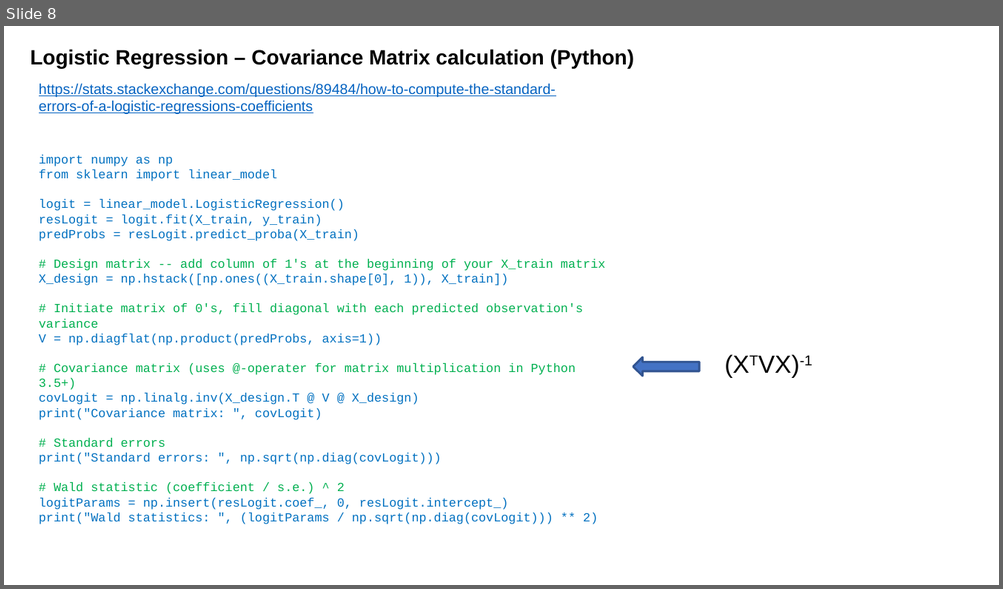
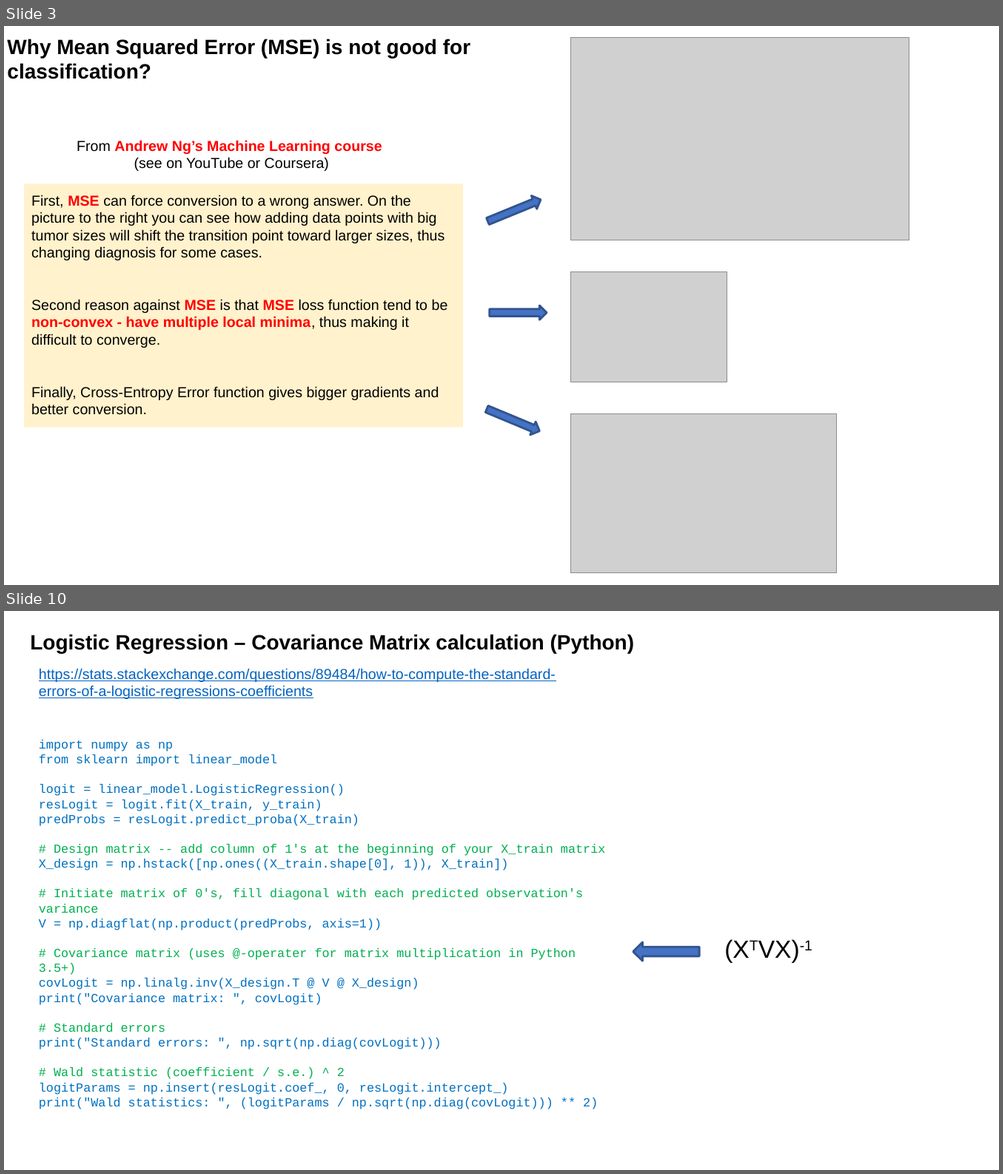
Before and after one commit to lselector/statistics, a slide deck: statistics_06_logistic_regression.pptx. Shown one above the other, each under a label of ours: slide 8 before the commit, slides 3 and 10 after it; the slides between them are not shown. The pictures are 1003x589 and 1003x1174 pixels, drawn with LibreOffice and Linux fonts; fonts in the diff are those of the drawing; grey boxes stand for pictures. Boxes give left, top, right and bottom in pixels: in the first picture for what was removed or moved away, otherwise in the second. Text is boxed around its words. In the diff, an @@ line names an element or a change of style, - is before the commit and + after.

```diff
--- a/statistics_06_logistic_regression.pptx
+++ b/statistics_06_logistic_regression.pptx
@@ slide 3 added at <box>4,26,999,585</box>, background #FFFFFF @@
@@ text added at <box>7,39,470,79</box>, 20 pt, text #000000, bold @@
+Why Mean Squared Error (MSE) is not good for classification?
@@ picture added at <box>571,38,909,240</box> @@
@@ text added at <box>77,140,381,171</box>, 14 pt, text #FF0000, bold @@
+From Andrew Ng’s Machine Learning course
+(see on YouTube or Coursera)
@@ rectangle added at <box>24,184,463,427</box>, fill #FFF2CC, 14 pt, text #000000 @@
+First, MSE can force conversion to a wrong answer. On the picture to the right you can see how adding data points with big tumor sizes will shift the transition point toward larger sizes, thus changing diagnosis for some cases.
+Second reason against MSE is that MSE loss function tend to be
+non-convex - have multiple local minima, thus making it difficult to converge.
+Finally, Cross-Entropy Error function gives bigger gradients and better conversion.
@@ right arrow added at <box>485,193,543,228</box>, fill #4472C4, outline #325491 2 pt @@
@@ picture added at <box>571,272,727,383</box> @@
@@ right arrow added at <box>489,306,547,320</box>, fill #4472C4, outline #325491 2 pt @@
@@ right arrow added at <box>484,403,543,438</box>, fill #4472C4, outline #325491 2 pt @@
@@ picture added at <box>571,414,836,574</box> @@
@@ what was slide 8 is now slide 10 @@
```
Also in this commit, not shown: 8 slides changed.
